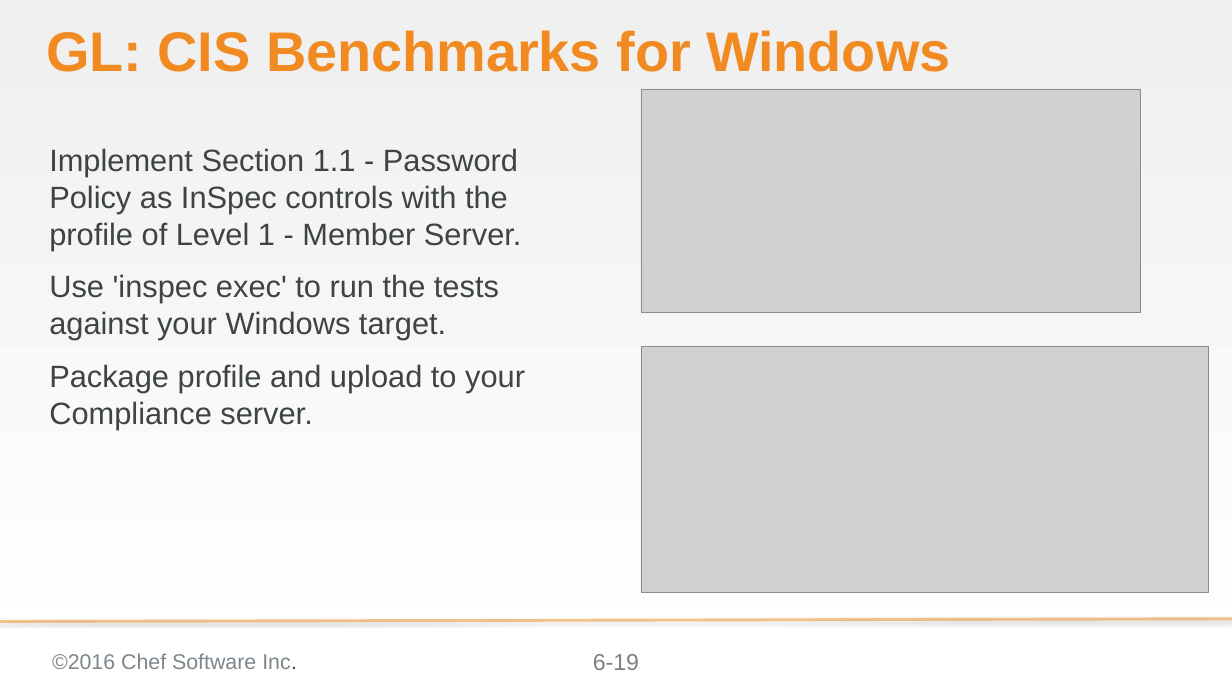
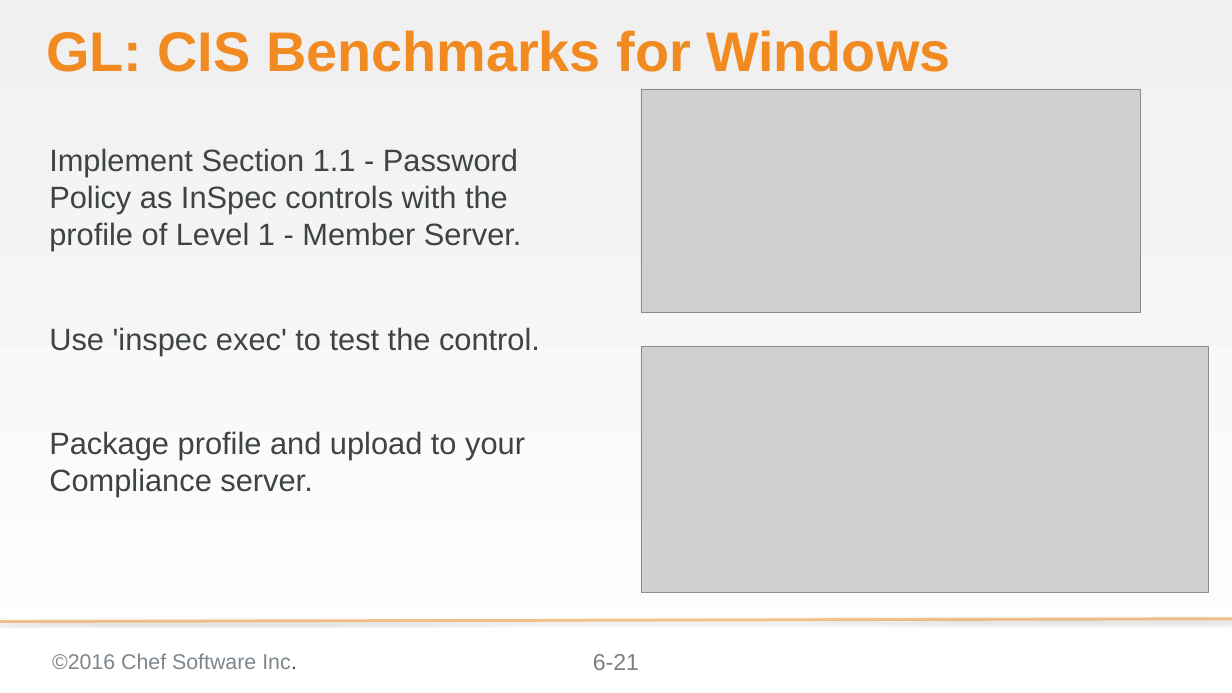
Before and after one commit to bchamby/chef-compliance-installation-configuration-operation, a slide deck: slide 21 of 06-compliance-frameworks-inspec.pptx (slide 19 before the commit). Drawn at 1232x693 pixels with LibreOffice and Linux fonts; fonts in the diff are those of the drawing; grey boxes stand for pictures; background and template pictures are left out. Boxes give left, top, right and bottom in pixels: in the first picture for what was removed or moved away, otherwise in the second. Text is boxed around its words. In the diff, an @@ line names an element or a change of style, - is before the commit and + after.

Commit message:
06-compliance-frameworks-inspec Finished CIS group lab and wrote DoD group lab

```diff
--- a/06-compliance-frameworks-inspec.pptx
+++ b/06-compliance-frameworks-inspec.pptx
@@ text at bbox=[49, 327, 540, 355]: text changed @@
-Use 'inspec exec' to run the tests against your Windows target.
+Use 'inspec exec' to test the control.
@@ page number at bbox=[593, 654, 639, 670]: text changed @@
-6-19
+6-21
```
Also in this commit, not shown: 9 other slides changed, 13 slides added, 1 slide removed.
